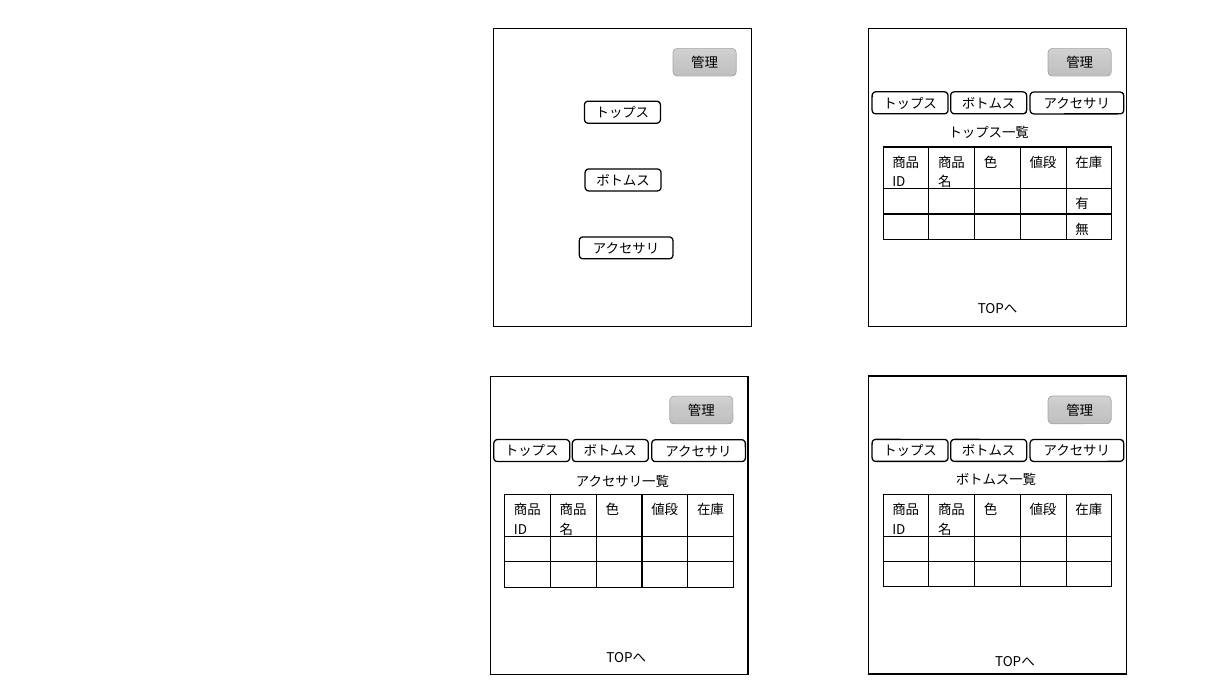
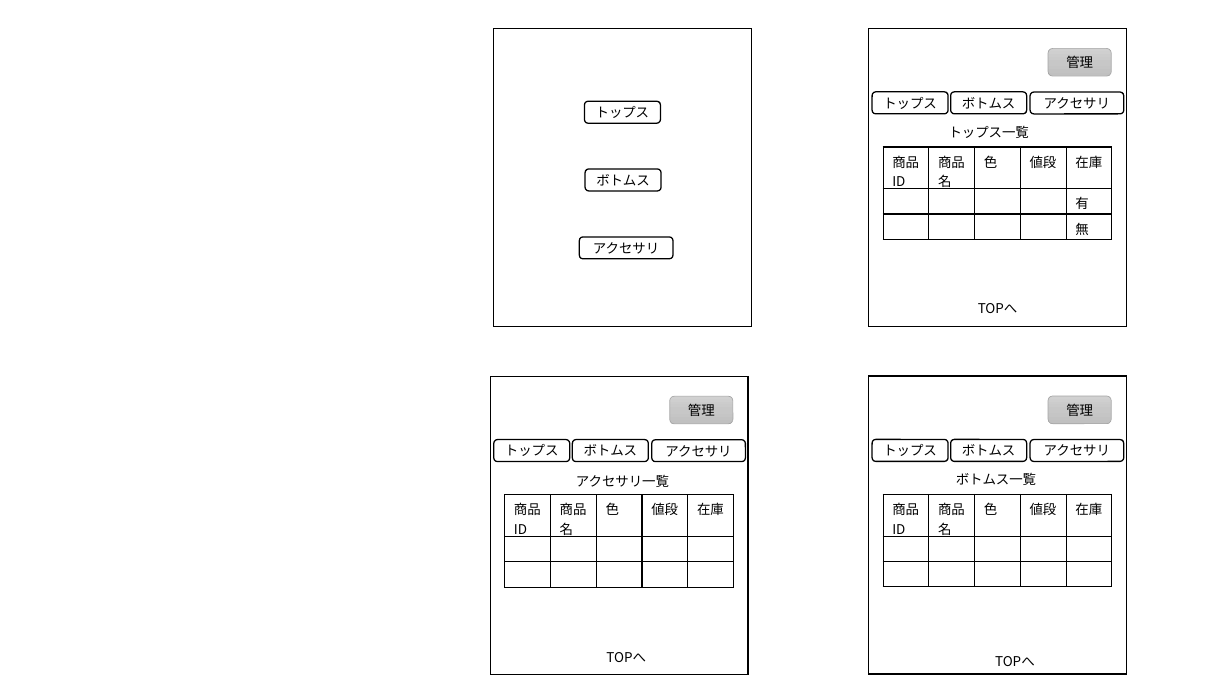
Before and after one commit to MitsukiFujita/Webapp, a slide deck: slide 2 of フレームワーク.pptx. Drawn at 1232x693 pixels with LibreOffice and Linux fonts; fonts in the diff are those of the drawing. Boxes give left, top, right and bottom in pixels: in the first picture for what was removed or moved away, otherwise in the second. Text is boxed around its words. In the diff, an @@ line names an element or a change of style, - is before the commit and + after.

```diff
--- a/フレームワーク.pptx
+++ b/フレームワーク.pptx
@@ rounded rectangle removed at [673, 48, 736, 76] @@
-管理
```
Also in this commit, not shown: 8 other slides changed, 7 slides added.
